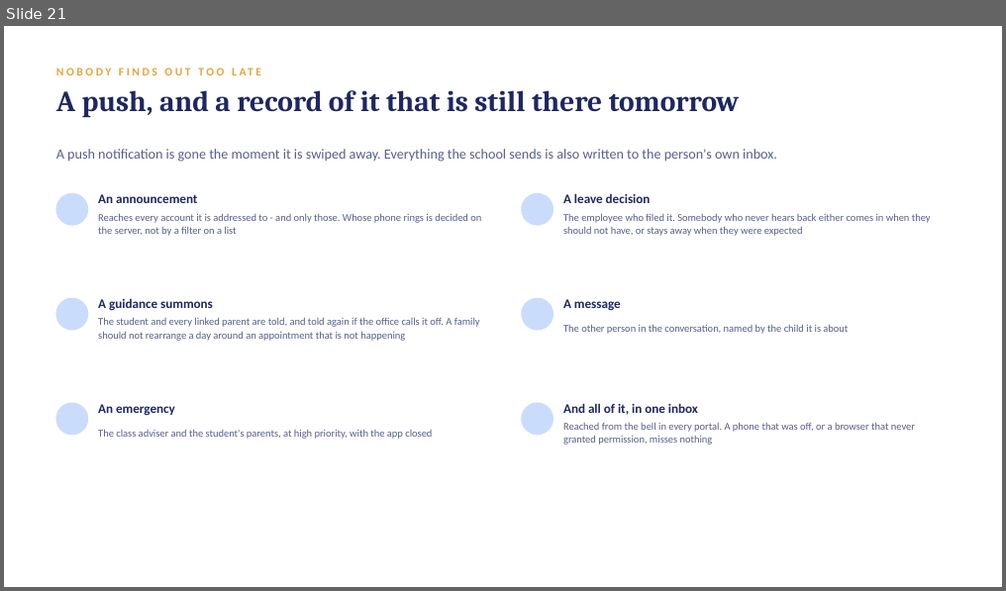
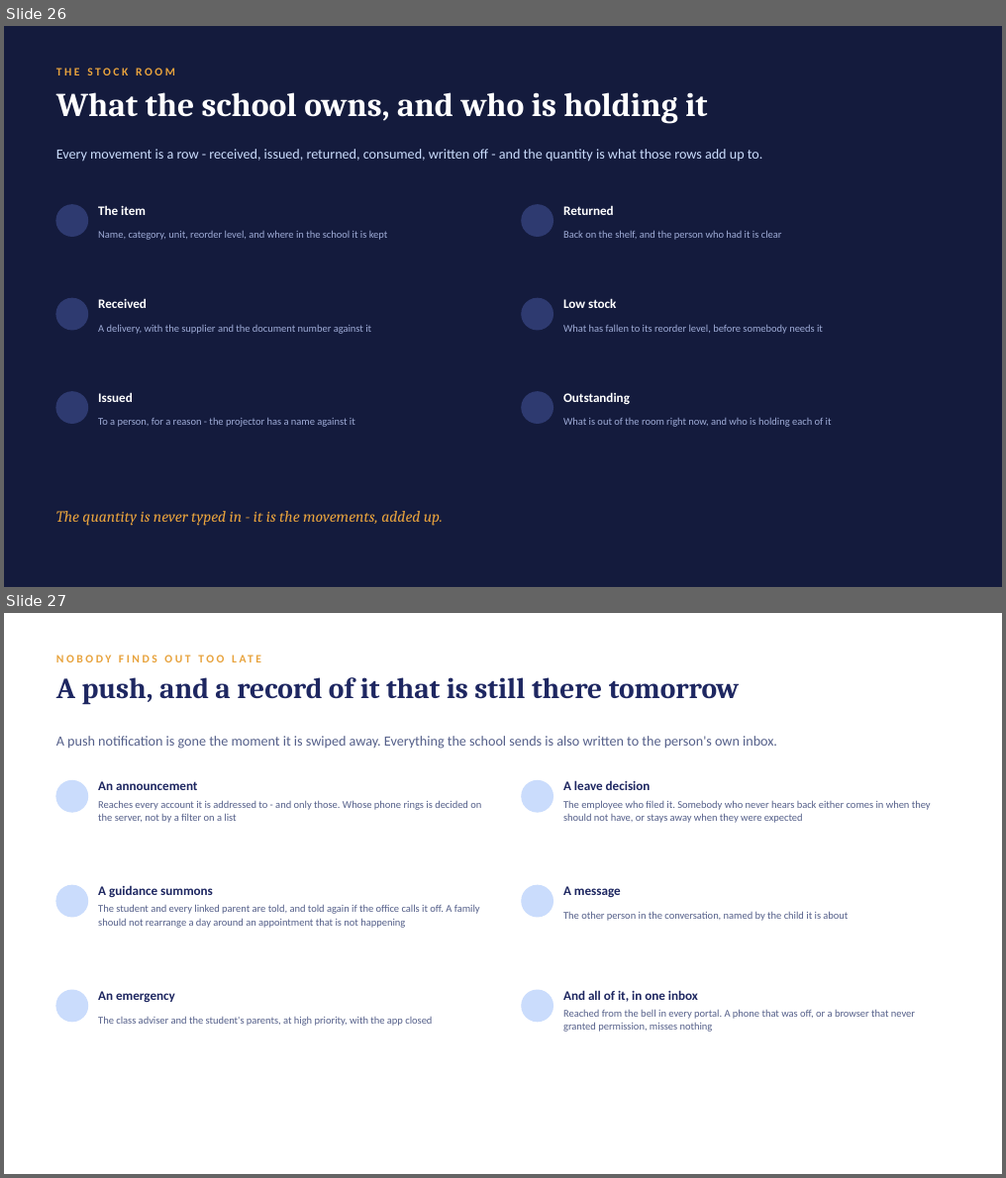
Before and after one commit to jcem0615-rgb/School-saas, a slide deck: marketing/LogicClass-Demo.pptx. Shown one above the other, each under a label of ours: slide 21 before the commit, slides 26 and 27 after it. The pictures are 1006x591 and 1006x1178 pixels, drawn with LibreOffice and Linux fonts; fonts in the diff are those of the drawing; background and template pictures are left out. Boxes give left, top, right and bottom in pixels: in the first picture for what was removed or moved away, otherwise in the second. Text is boxed around its words. In the diff, an @@ line names an element or a change of style, - is before the commit and + after.

```diff
--- a/marketing/LogicClass-Demo.pptx
+++ b/marketing/LogicClass-Demo.pptx
@@ slide 26 added at box(4, 26, 1002, 587), background #141B3D @@
@@ text added at box(56, 68, 175, 76), 11 pt, text #E8A33D, bold @@
+THE STOCK ROOM
@@ text added at box(56, 92, 708, 124), 32 pt, text #FFFFFF, bold @@
+What the school owns, and who is holding it
@@ text added at box(56, 149, 763, 162), 13.5 pt, text #CADCFC @@
+Every movement is a row - received, issued, returned, consumed, written off - and the quantity is what those rows add up to.
@@ ellipse added at box(56, 205, 88, 236), fill #2E3A70, outline #2E3A70 1 pt @@
@@ text added at box(98, 205, 146, 215), 12.5 pt, text #FFFFFF, bold @@
+The item
@@ text added at box(98, 231, 388, 240), 10 pt, text #9EABD6 @@
+Name, category, unit, reorder level, and where in the school it is kept
@@ ellipse added at box(522, 205, 553, 236), fill #2E3A70, outline #2E3A70 1 pt @@
@@ text added at box(563, 205, 614, 215), 12.5 pt, text #FFFFFF, bold @@
+Returned
@@ text added at box(563, 231, 782, 240), 10 pt, text #9EABD6 @@
+Back on the shelf, and the person who had it is clear
@@ ellipse added at box(56, 298, 88, 330), fill #2E3A70, outline #2E3A70 1 pt @@
@@ text added at box(98, 298, 147, 308), 12.5 pt, text #FFFFFF, bold @@
+Received
@@ ellipse added at box(522, 298, 553, 330), fill #2E3A70, outline #2E3A70 1 pt @@
@@ text added at box(563, 298, 616, 308), 12.5 pt, text #FFFFFF, bold @@
+Low stock
@@ text added at box(98, 325, 371, 334), 10 pt, text #9EABD6 @@
+A delivery, with the supplier and the document number against it
@@ text added at box(563, 325, 823, 334), 10 pt, text #9EABD6 @@
+What has fallen to its reorder level, before somebody needs it
@@ ellipse added at box(56, 392, 88, 424), fill #2E3A70, outline #2E3A70 1 pt @@
@@ text added at box(98, 392, 133, 402), 12.5 pt, text #FFFFFF, bold @@
+Issued
@@ ellipse added at box(522, 392, 553, 424), fill #2E3A70, outline #2E3A70 1 pt @@
@@ text added at box(563, 392, 630, 405), 12.5 pt, text #FFFFFF, bold @@
+Outstanding
@@ text added at box(98, 418, 355, 427), 10 pt, text #9EABD6 @@
+To a person, for a reason - the projector has a name against it
@@ text added at box(563, 418, 832, 427), 10 pt, text #9EABD6 @@
+What is out of the room right now, and who is holding each of it
@@ text added at box(56, 511, 443, 526), 15 pt, text #E8A33D, italic @@
+The quantity is never typed in - it is the movements, added up.
@@ what was slide 21 is now slide 27 @@
```
Also in this commit, not shown: 2 slides changed, 6 other slides added, 7 other files.
